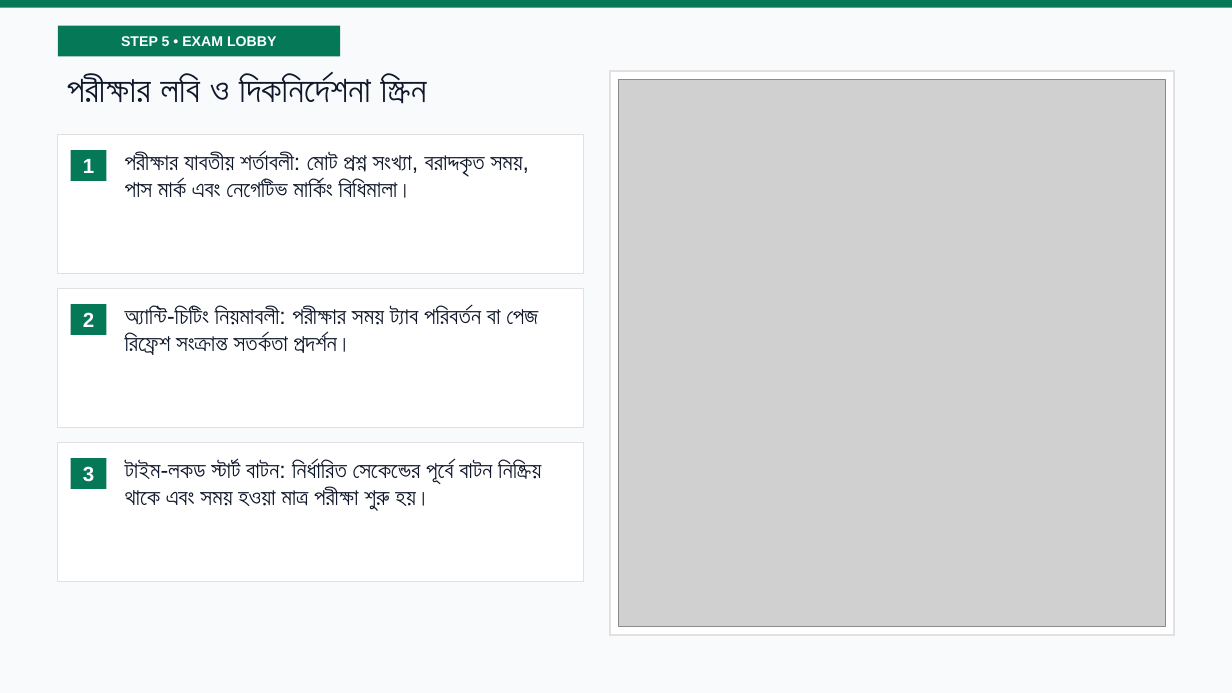
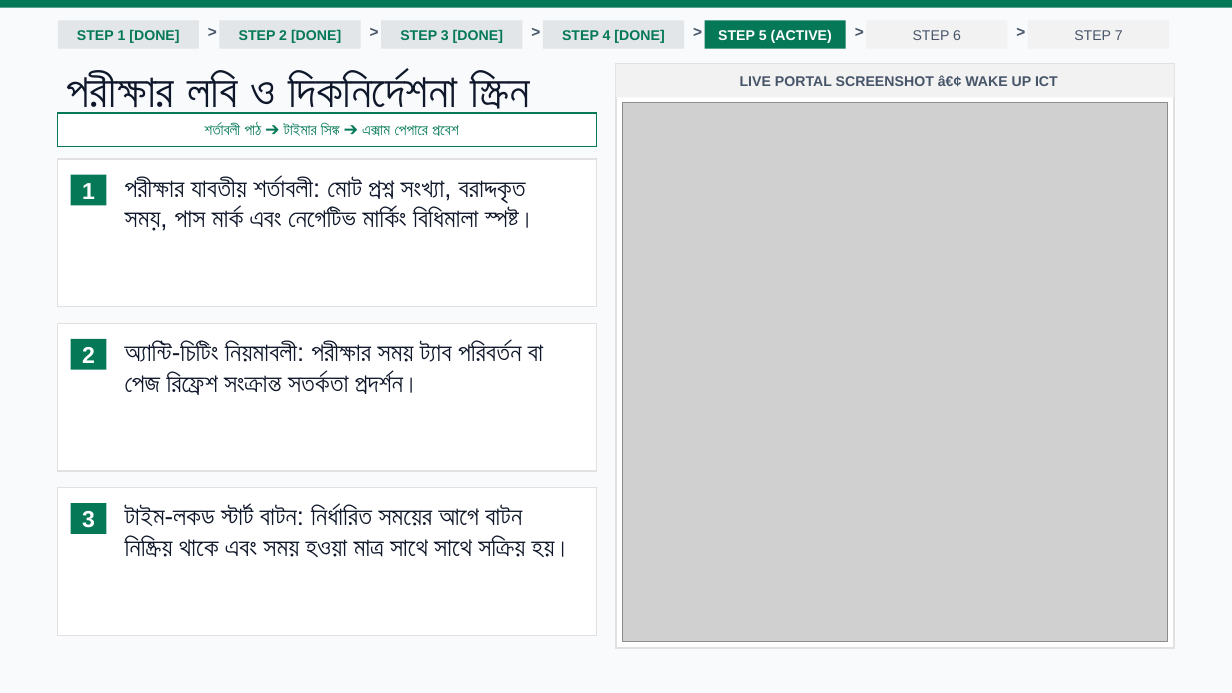
Before and after one commit to mahadihasanpranto786/wakeupict, a slide deck: slide 7 of Wake_Up_ICT_Student_Portal_Presentation.pptx. Drawn at 1232x693 pixels with LibreOffice and Linux fonts; fonts in the diff are those of the drawing; grey boxes stand for pictures. Boxes give left, top, right and bottom in pixels: in the first picture for what was removed or moved away, otherwise in the second. Text is boxed around its words. In the diff, an @@ line names an element or a change of style, - is before the commit and + after.

```diff
--- a/Wake_Up_ICT_Student_Portal_Presentation.pptx
+++ b/Wake_Up_ICT_Student_Portal_Presentation.pptx
@@ rectangle "STEP 1 [DONE]": place and size @@
-rectangle "STEP 1 [DONE]" at (57, 26, 340, 56)
+rectangle "STEP 1 [DONE]" at (57, 20, 199, 49)
@@ rectangle "STEP 1 [DONE]" at (57, 20, 199, 49): fill #047857 to #E2E6E9 @@
@@ text in rectangle at (77, 29, 179, 43): text changed; text colour #FFFFFF to #047857 @@
-STEP 5 • EXAM LOBBY
+STEP 1 [DONE]
@@ text added at (199, 18, 219, 45), 12 pt, text #475569, bold @@
+>
@@ rectangle added at (220, 20, 361, 49), fill #E2E6E9, 11 pt, text #047857, bold @@
+STEP 2 [DONE]
@@ text added at (360, 18, 381, 45), 12 pt, text #475569, bold @@
+>
@@ rectangle added at (381, 20, 522, 49), fill #E2E6E9, 11 pt, text #047857, bold @@
+STEP 3 [DONE]
@@ text added at (522, 18, 543, 45), 12 pt, text #475569, bold @@
+>
@@ rectangle added at (543, 20, 685, 49), fill #E2E6E9, 11 pt, text #047857, bold @@
+STEP 4 [DONE]
@@ text added at (684, 18, 704, 45), 12 pt, text #475569, bold @@
+>
@@ rectangle added at (704, 20, 846, 49), fill #047857, 11 pt, text #FFFFFF, bold @@
+STEP 5 (ACTIVE)
@@ text added at (846, 18, 866, 45), 12 pt, text #475569, bold @@
+>
@@ rectangle added at (867, 20, 1008, 49), fill #F2F2F2, 11 pt, text #475569 @@
+STEP 6
@@ text added at (1007, 18, 1028, 45), 12 pt, text #475569, bold @@
+>
@@ rectangle added at (1028, 20, 1169, 49), fill #F2F2F2, 11 pt, text #475569 @@
+STEP 7
@@ text "পরীক্ষার লবি ও দিকনির্দেশনা স্ক্রিন" at (67, 71, 530, 114): size 28 to 36 pt @@
@@ rectangle: place and size @@
-rectangle at (610, 70, 1175, 635)
+rectangle at (616, 64, 1175, 648)
@@ rectangle added at (616, 64, 1175, 97), fill #F2F2F2, 11 pt, text #475569, bold @@
+LIVE PORTAL SCREENSHOT â€¢ WAKE UP ICT
@@ rectangle added at (57, 113, 596, 146), fill #FFFFFF, outline #047857 1 pt, 12 pt, text #047857, bold @@
+শর্তাবলী পাঠ ➔ টাইমার সিঙ্ক ➔ এক্সাম পেপারে প্রবেশ
@@ picture: place and size @@
-picture at (618, 79, 1165, 627)
+picture at (623, 103, 1168, 641)
@@ rectangle: place and size @@
-rectangle at (57, 135, 583, 274)
+rectangle at (57, 159, 596, 307)
@@ rectangle "1": place and size @@
-rectangle "1" at (70, 150, 106, 180)
+rectangle "1" at (70, 175, 106, 205)
@@ text at (125, 177, 536, 231): text changed; size 18 to 20 pt @@
-পরীক্ষার যাবতীয় শর্তাবলী: মোট প্রশ্ন সংখ্যা, বরাদ্দকৃত সময়, পাস মার্ক এবং নেগেটিভ মার্কিং বিধিমালা।
+পরীক্ষার যাবতীয় শর্তাবলী: মোট প্রশ্ন সংখ্যা, বরাদ্দকৃত সময়, পাস মার্ক এবং নেগেটিভ মার্কিং বিধিমালা স্পষ্ট।
@@ rectangle: place and size @@
-rectangle at (57, 288, 583, 427)
+rectangle at (57, 323, 596, 471)
@@ rectangle "2": place and size @@
-rectangle "2" at (70, 304, 106, 335)
+rectangle "2" at (70, 339, 106, 370)
@@ text "অ্যান্টি-চিটিং নিয়মাবলী: পরীক্ষার সময় ট্যাব ...": place and size @@
-text "অ্যান্টি-চিটিং নিয়মাবলী: পরীক্ষার সময় ট্যাব ..." at (125, 305, 538, 355)
+text "অ্যান্টি-চিটিং নিয়মাবলী: পরীক্ষার সময় ট্যাব ..." at (125, 341, 543, 395)
@@ text "অ্যান্টি-চিটিং নিয়মাবলী: পরীক্ষার সময় ট্যাব ..." at (125, 341, 543, 395): size 18 to 20 pt @@
@@ rectangle: place and size @@
-rectangle at (57, 443, 583, 581)
+rectangle at (57, 488, 596, 636)
@@ size 16 to 18 pt in 3 elements at (70, 175, 106, 205), (70, 339, 106, 370), (70, 503, 106, 533) @@
@@ rectangle "3": place and size @@
-rectangle "3" at (70, 458, 106, 489)
+rectangle "3" at (70, 503, 106, 533)
@@ text at (125, 505, 572, 557): text changed; size 18 to 20 pt @@
-টাইম-লকড স্টার্ট বাটন: নির্ধারিত সেকেন্ডের পূর্বে বাটন নিষ্ক্রিয় থাকে এবং সময় হওয়া মাত্র পরীক্ষা শুরু হয়।
+টাইম-লকড স্টার্ট বাটন: নির্ধারিত সময়ের আগে বাটন নিষ্ক্রিয় থাকে এবং সময় হওয়া মাত্র সাথে সাথে সক্রিয় হয়।
```
Also in this commit, not shown: 8 other slides changed, 2 slides added, 1 slide removed, 2 other files.
